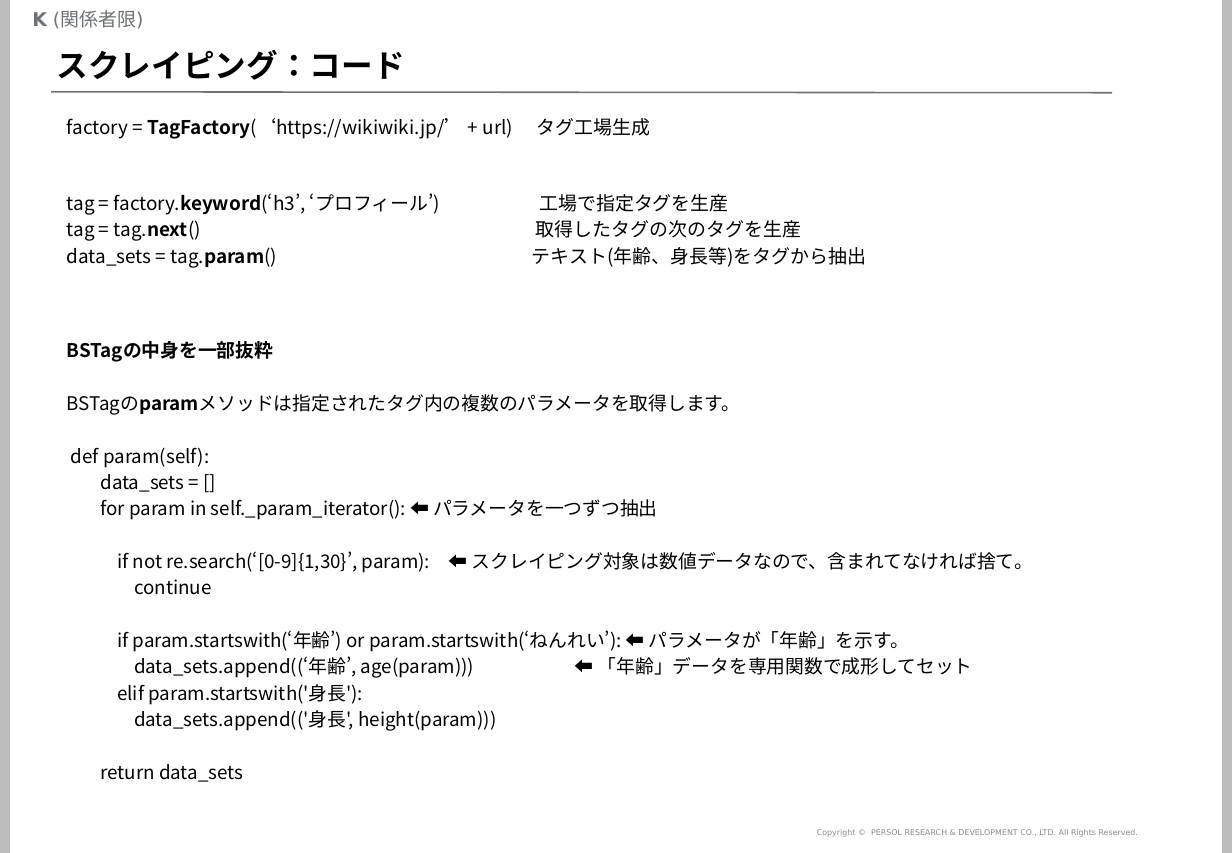
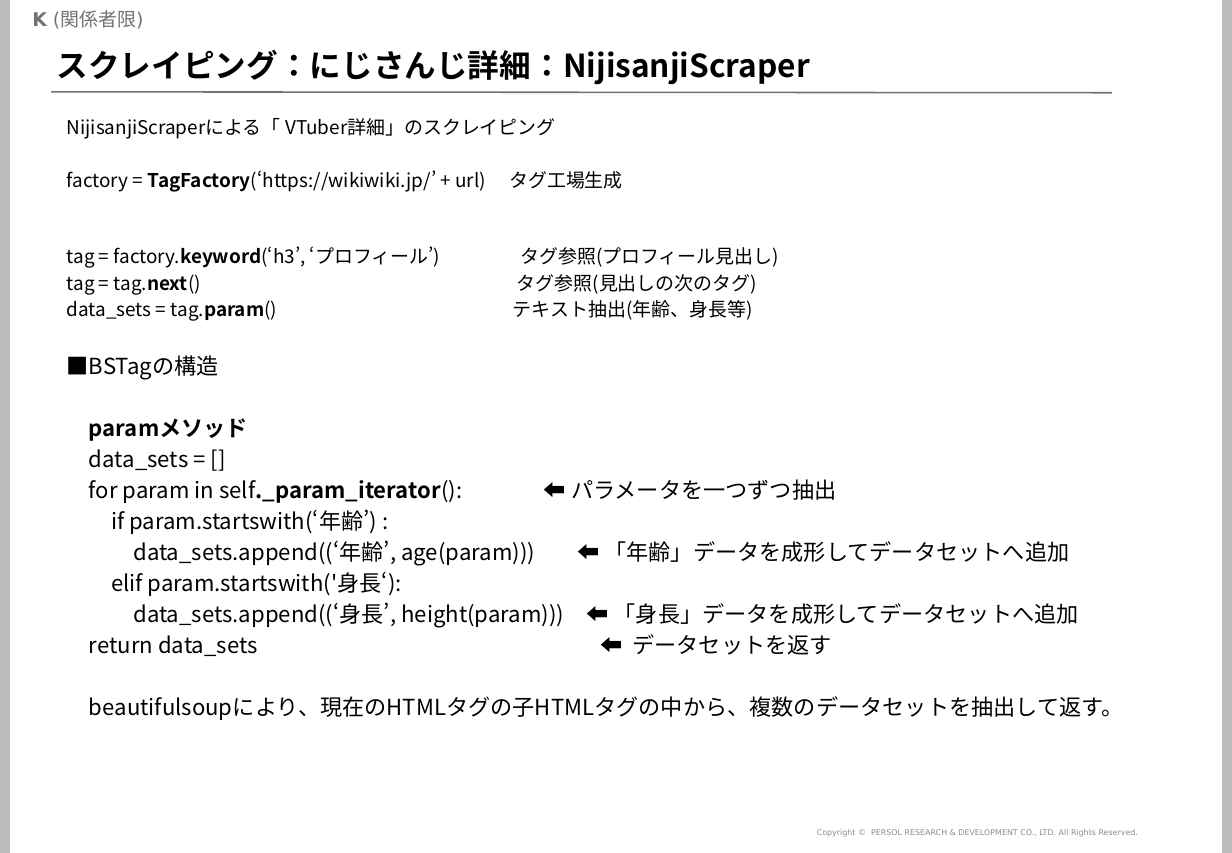
Before and after one commit to mogrodown/python_session, a slide deck: slide 34 of doc/python中級講座_2020.pptx (slide 33 before the commit). Drawn at 1232x853 pixels with LibreOffice and Linux fonts; fonts in the diff are those of the drawing; background and template pictures are left out. Boxes give left, top, right and bottom in pixels: in the first picture for what was removed or moved away, otherwise in the second. Text is boxed around its words. In the diff, an @@ line names an element or a change of style, - is before the commit and + after.

```diff
--- a/doc/python中級講座_2020.pptx
+++ b/doc/python中級講座_2020.pptx
@@ title at [57, 50, 810, 85]: text changed @@
-スクレイピング：コード
+スクレイピング：にじさんじ詳細：NijisanjiScraper
@@ text at [67, 118, 556, 139]: paragraph added @@
+NijisanjiScraperによる「 VTuber詳細」のスクレイピング
@@ text at [67, 246, 779, 320]: text changed @@
-tag = factory.keyword(‘h3’, ‘プロフィール’) 工場で指定タグを生産
-tag = tag.next() 取得したタグの次のタグを生産
-data_sets = tag.param() テキスト(年齢、身長等)をタグから抽出
+tag = factory.keyword(‘h3’, ‘プロフィール’) タグ参照(プロフィール見出し)
+tag = tag.next() タグ参照(見出しの次のタグ)
+data_sets = tag.param() テキスト抽出(年齢、身長等)
@@ text "■BSTagの構造": place and size @@
-text "■BSTagの構造" at [67, 341, 1033, 731]
+text "■BSTagの構造" at [67, 355, 1124, 720]
@@ text at [67, 355, 248, 441]: text changed; size 11.9 to 14 pt @@
-BSTagの中身を一部抜粋
-BSTagのparamメソッドは指定されたタグ内の複数のパラメータを取得します。
-def param(self):
+■BSTagの構造
+paramメソッド
@@ text at [89, 449, 836, 503]: size 11.9 to 14 pt in "data_sets = []", "for param in self._param_iterator(): ⬅ パラメータを一つずつ抽出"; bold on in "self._param_iterator():" @@
@@ text at [89, 509, 1124, 720]: text changed; size 11.9 to 14 pt @@
-if not re.search(‘[0-9]{1,30}’, param): ⬅ スクレイピング対象は数値データなので、含まれてなければ捨て。
-continue
-if param.startswith(‘年齢’) or param.startswith(‘ねんれい’): ⬅ パラメータが「年齢」を示す。
-data_sets.append((‘年齢’, age(param))) ⬅ 「年齢」データを専用関数で成形してセット
-elif param.startswith('身長'):
-data_sets.append(('身長', height(param)))
-return data_sets
+if param.startswith(‘年齢’) :
+data_sets.append((‘年齢’, age(param))) ⬅ 「年齢」データを成形してデータセットへ追加
+elif param.startswith('身長‘):
+data_sets.append((‘身長’, height(param))) ⬅ 「身長」データを成形してデータセットへ追加
+return data_sets ⬅ データセットを返す
+beautifulsoupにより、現在のHTMLタグの子HTMLタグの中から、複数のデータセットを抽出して返す。
```
Also in this commit, not shown: 29 other slides changed, 6 slides added, 2 slides removed, 6 other files.
